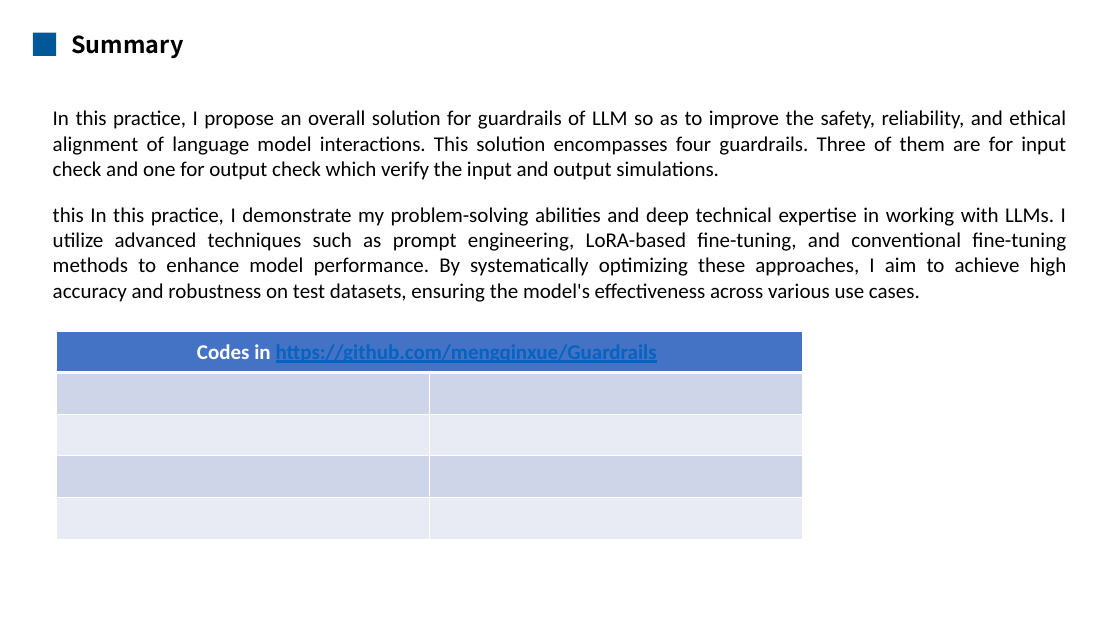
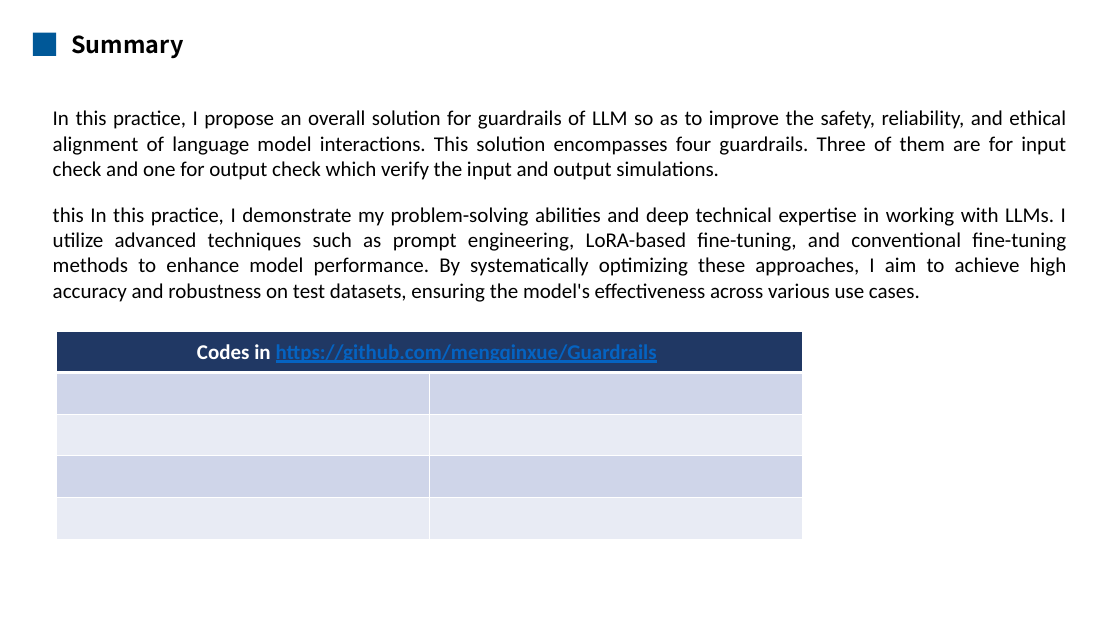
Before and after one commit to mengqinxue/Guardrails, a slide deck: slide 15 of docs/Guardrails Presentation.pptx (slide 14 before the commit). Drawn at 1120x630 pixels with LibreOffice and Linux fonts; fonts in the diff are those of the drawing. Boxes give left, top, right and bottom in pixels: in the first picture for what was removed or moved away, otherwise in the second. Text is boxed around its words. In the diff, an @@ line names an element or a change of style, - is before the commit and + after.

```diff
--- a/docs/Guardrails Presentation.pptx
+++ b/docs/Guardrails Presentation.pptx
@@ table at (56, 331, 802, 539) @@
@@ fill #4472C4 to #203864 in row 1, column 1 @@
```
Also in this commit, not shown: 4 other slides changed, 2 slides added, 2 slides removed.
